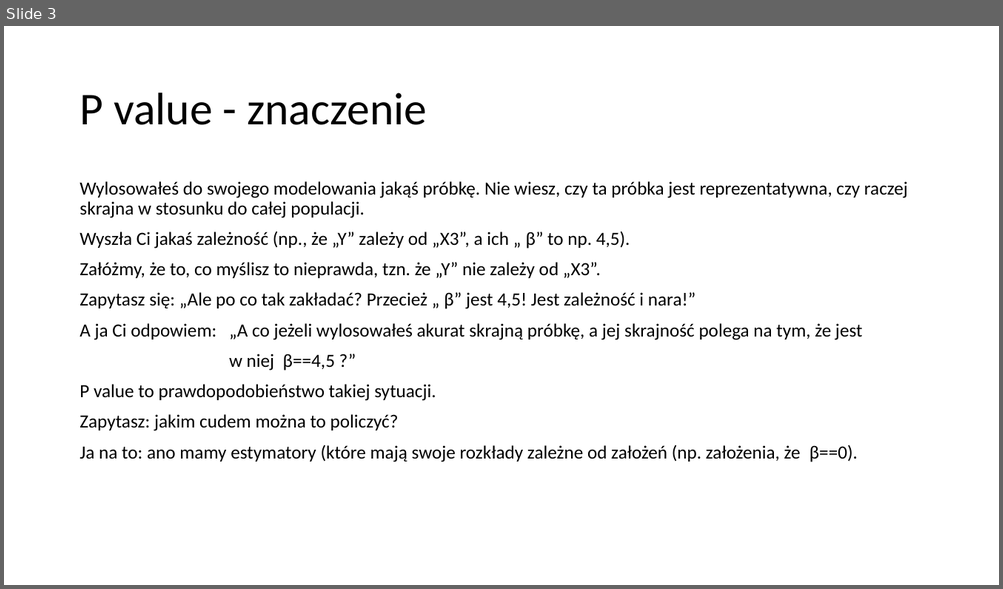
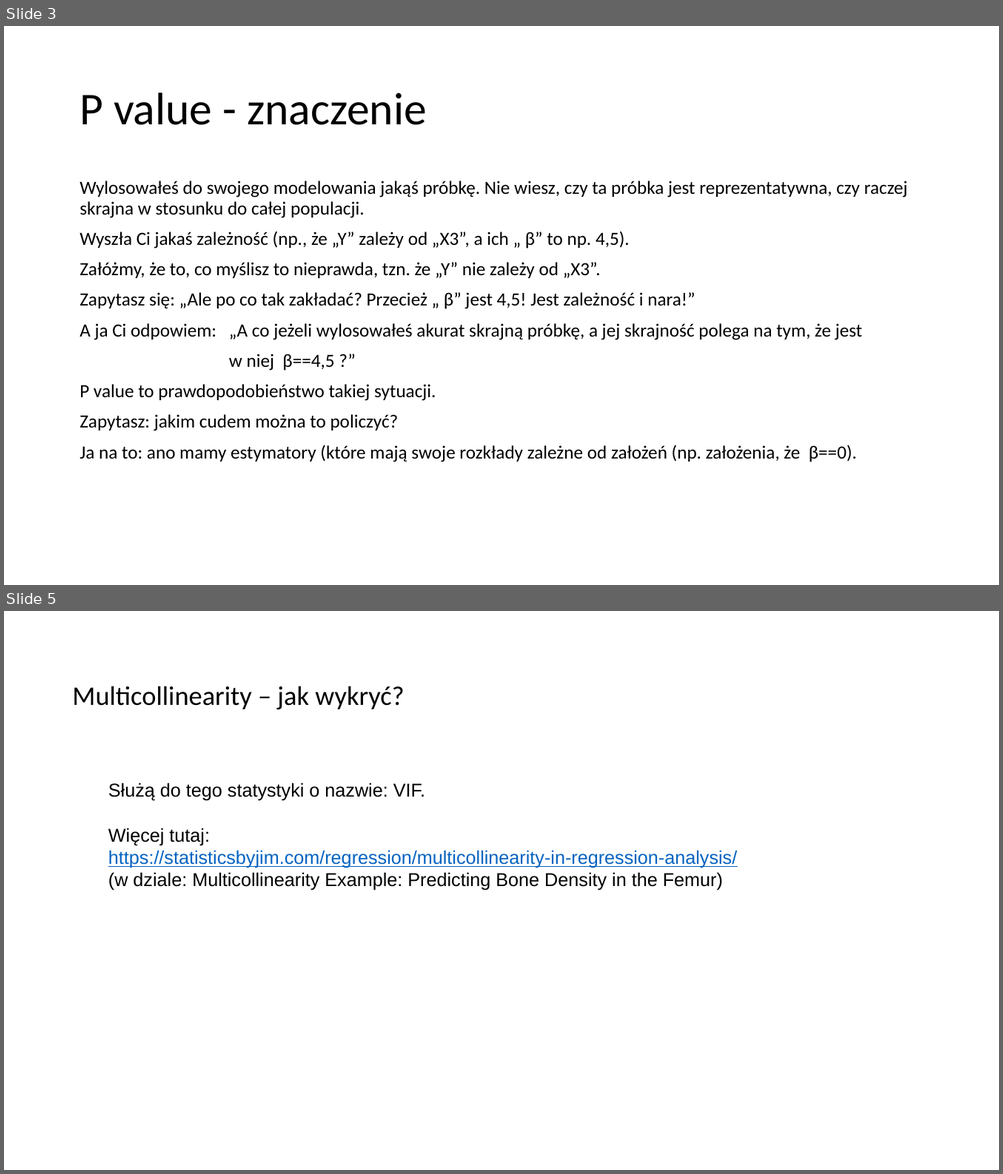
Before and after one commit to PawelBrysch/sth-knowledge, a slide deck: source/math_linreg2/00_MAPS/presentation.pptx. Shown one above the other, each under a label of ours: slide 3 before the commit, slides 3 and 5 after it; the slides between them are not shown. The pictures are 1003x589 and 1003x1174 pixels, drawn with LibreOffice and Linux fonts; fonts in the diff are those of the drawing. Boxes give left, top, right and bottom in pixels: in the first picture for what was removed or moved away, otherwise in the second. Text is boxed around its words. In the diff, an @@ line names an element or a change of style, - is before the commit and + after.

```diff
--- a/source/math_linreg2/00_MAPS/presentation.pptx
+++ b/source/math_linreg2/00_MAPS/presentation.pptx
@@ slide 5 added at box(4, 611, 999, 1170), background #FFFFFF @@
@@ text added at box(72, 686, 404, 710), 26 pt, text #000000 @@
+Multicollinearity – jak wykryć?
@@ text added at box(108, 783, 737, 891), 18 pt, text #000000 @@
+Służą do tego statystyki o nazwie: VIF.
+Więcej tutaj:
+https://statisticsbyjim.com/regression/multicollinearity-in-regression-analysis/
+(w dziale: Multicollinearity Example: Predicting Bone Density in the Femur)
```
Also in this commit, not shown: 1 slide changed, 7 other files.
